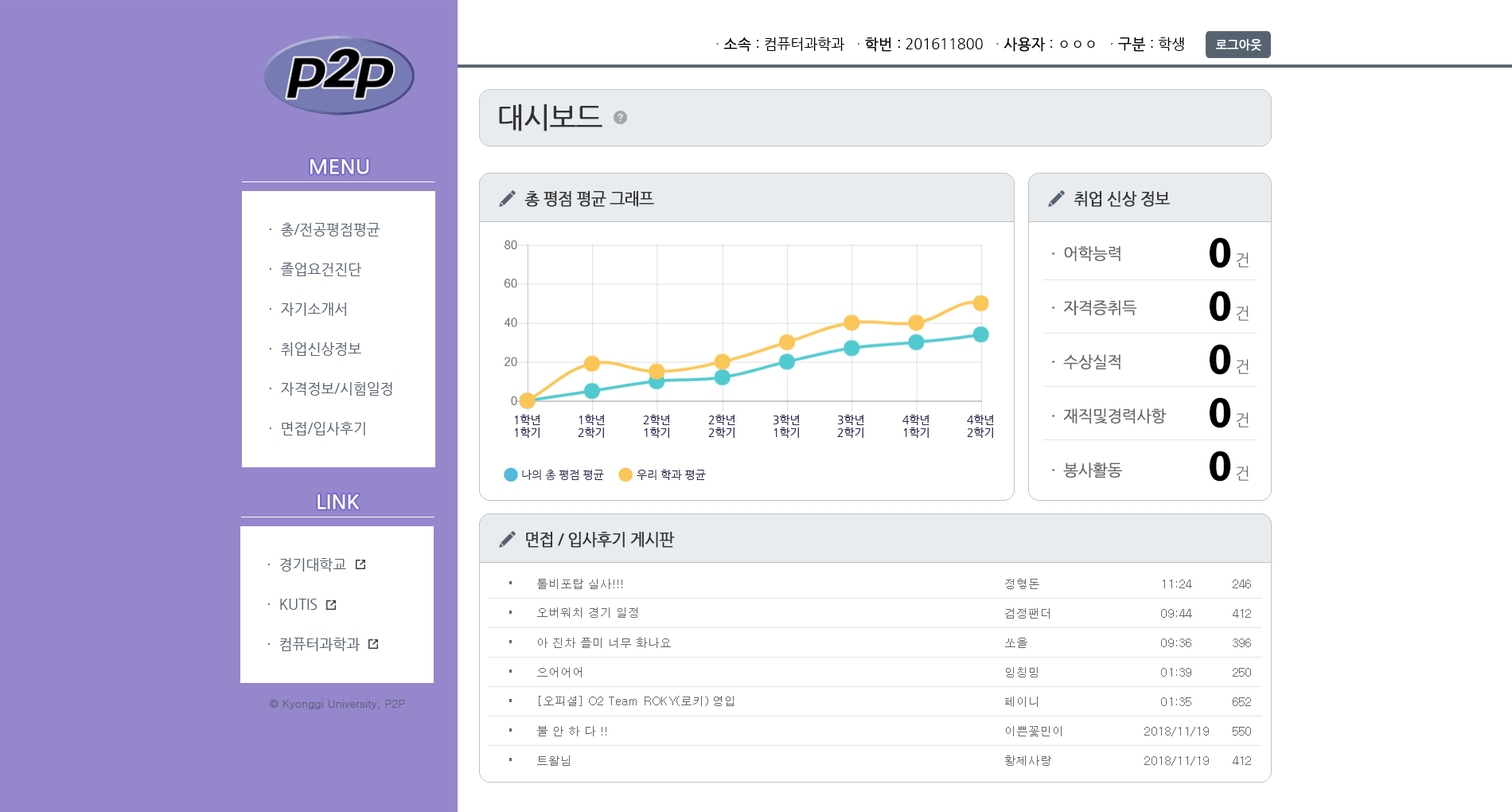
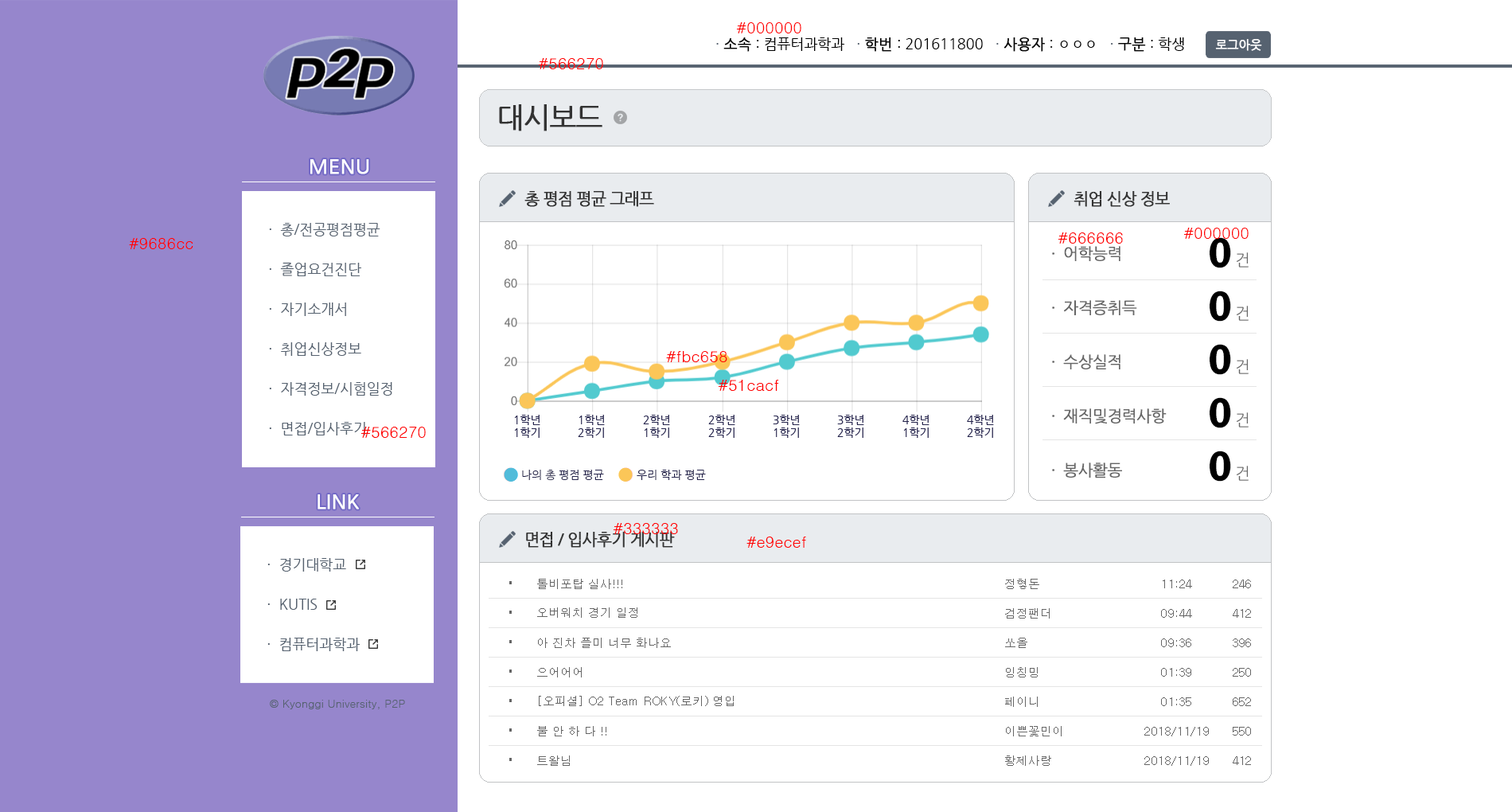
The second (1512, 812) image is a revision of the first. Changes to its layers:
added group "색깔" with 10 layers above "취업 신상 정보" over [128, 22, 1249, 548]
added layer "#000000" (1st of 2, in "색깔") in group "색깔" over [1183, 227, 1249, 239]
added layer "#666666" in group "색깔" over [1057, 232, 1124, 244]
added layer "#000000" (2nd of 2, in "색깔") in group "색깔" over [736, 22, 802, 34]
added layer "#566270" (1st of 2, in "색깔") in group "색깔" over [538, 58, 604, 70]
added layer "#fbc658" in group "색깔" over [666, 351, 728, 363]
added layer "#51cacf" in group "색깔" over [717, 379, 780, 391]
added layer "#e9ecef" in group "색깔" over [746, 536, 807, 548]
added layer "#333333" in group "색깔" over [612, 522, 679, 535]
added layer "#566270" (2nd of 2, in "색깔") in group "색깔" over [360, 426, 426, 438]
added layer "#9686cc" in group "색깔" over [128, 237, 194, 250]
